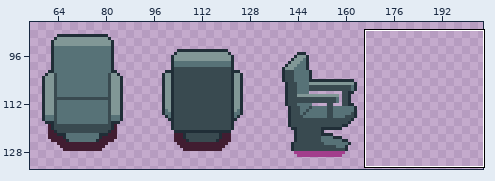
A pixel-art file gets an edit: Assets/Textures/Seat.aseprite. The first picture is a wide view before the edit; the outline marks the close-up.
Close-up. Before the commit:
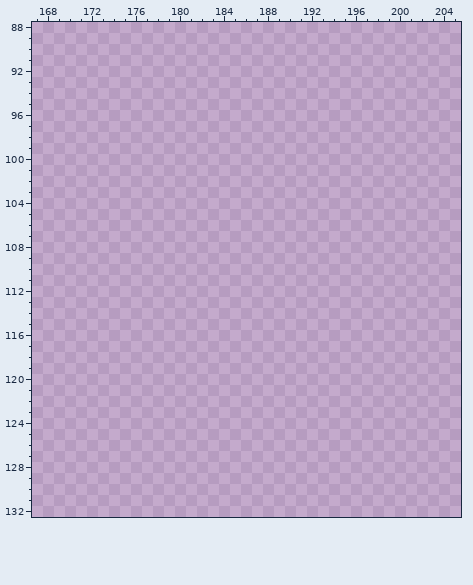
256x256 pixels, 1 frame. Shown: x 167..205, y 88..132. The wide view leaves out empty margins.
Now the later version:
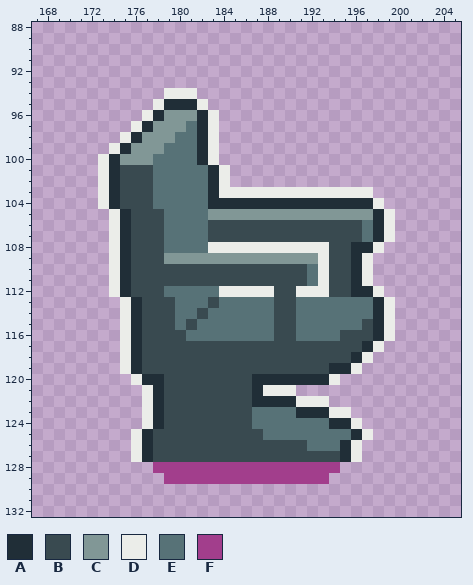
Palette (. is transparent): A #202e37  B #394a50  C #819796  D #ebede9  E #577277  F #a23e8c
The exact change:
Layer "Side":
y 94: x 179..181 ... -> DDD
y 95: x 178..182 ..... -> DAAAD
y 96: x 177..183 ....... -> DACCCAD
y 97: x 176..183 ........ -> DACCCEAD
y 98: x 175..183 ......... -> DACCCEEAD
y 99: x 174..183 .......... -> DACCCEEEAD
y 100: x 173..183 ........... -> DACCCEEEEAD
y 101..102: x 173..184 ............ -> DABBBEEEEEAD
y 103: x 173..197 ......................... -> DABBBEEEEEADDDDDDDDDDDDDD
y 104: x 173..198 .......................... -> DABBBEEEEEAAAAAAAAAAAAAAAD
y 105: x 174..199 .......................... -> DABBBEEEECCCCCCCCCCCCCCCAD
y 106..107: x 174..199 .......................... -> DABBBEEEEBBBBBBBBBBBBBBEAD
y 108: x 174..198 ......................... -> DABBBEEEEDDDDDDDDDDDBBAAD
y 109: x 174..197 ........................ -> DABBBCCCCCCCCCCCCCCDBBAD
y 110..111: x 174..197 ........................ -> DABBBBBBBBBBBBBBBBEDBBAD
y 112: x 174..198 ......................... -> DABBBEEEEEDDDDDBBDDDBBAAD
y 113: x 175..199 ......................... -> DABBBEEEBEEEEEBBEEEEEEEAD
y 114: x 175..199 ......................... -> DABBBEEBEEEEEEBBEEEEEEEAD
y 115: x 175..199 ......................... -> DABBBEBEEEEEEEBBEEEEEEBAD
y 116: x 175..199 ......................... -> DABBBBEEEEEEEEBBEEEEBBBAD
y 117: x 175..198 ........................ -> DABBBBBBBBBBBBBBBBBBBBAD
y 118: x 175..197 ....................... -> DABBBBBBBBBBBBBBBBBBBAD
y 119: x 175..196 ...................... -> DABBBBBBBBBBBBBBBBBAAD
y 120: x 176..194 ................... -> DAABBBBBBBBAAAAAAAD
y 121: x 177..190 .............. -> DABBBBBBBBADDD
y 122: x 177..193 ................. -> DABBBBBBBBAAAADDD
y 123: x 177..195 ................... -> DABBBBBBBBEEEEAAADD
y 124: x 177..196 .................... -> DABBBBBBBBEEEEEEEAAD
y 125: x 176..197 ...................... -> DABBBBBBBBBBEEEEEEEEAD
y 126: x 176..196 ..................... -> DABBBBBBBBBBBBBBEEEAD
y 127: x 176..196 ..................... -> DABBBBBBBBBBBBBBBBBAD
y 128: x 178..194 ................. -> FFFFFFFFFFFFFFFFF
y 129: x 179..193 ............... -> FFFFFFFFFFFFFFF
